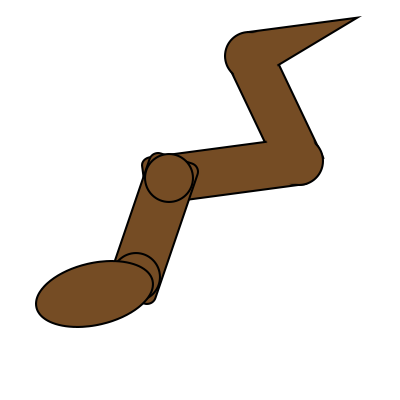
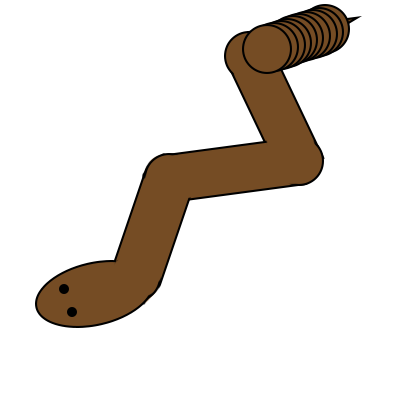
Layers edited between the first and the second w=400, h=400 image:
added layer "left eye" in group "head" over [59, 284, 69, 294]
added layer "right eye" in group "head" over [67, 307, 77, 317]
painted on "head" (2nd of 4, in "dev" › "head"), unmasked it over [59, 260, 154, 317]
added group "skin" with 10 layers in group "head" over [242, 4, 350, 74]
added layer "Ellipse 1 copy 9" in group "skin" over [242, 24, 292, 74]
added layer "Ellipse 1 copy 8" in group "skin" over [249, 22, 299, 72]
added layer "Ellipse 1 copy 7" in group "skin" over [256, 20, 306, 70]
added layer "Ellipse 1 copy 6" in group "skin" over [262, 18, 312, 68]
added layer "Ellipse 1 copy 5" in group "skin" over [268, 15, 318, 65]
added layer "Ellipse 1 copy 4" in group "skin" over [274, 13, 324, 63]
added layer "Ellipse 1 copy 3" in group "skin" over [281, 11, 331, 61]
added layer "Ellipse 1 copy 2" in group "skin" over [288, 9, 338, 59]
added layer "Ellipse 1 copy" in group "skin" over [294, 7, 344, 57]
added layer "Ellipse 1" in group "skin" over [300, 4, 350, 54]
painted on "neck" (1st of 2, in "dev" › "joints") over [114, 252, 161, 292]
painted on "front" (1st of 4, in "dev" › "joints") over [144, 153, 194, 203]
painted on "front" (2nd of 4, in "dev" › "segments") over [143, 152, 199, 305]
painted on "mid" (2nd of 4, in "dev" › "segments") over [141, 153, 170, 178]
